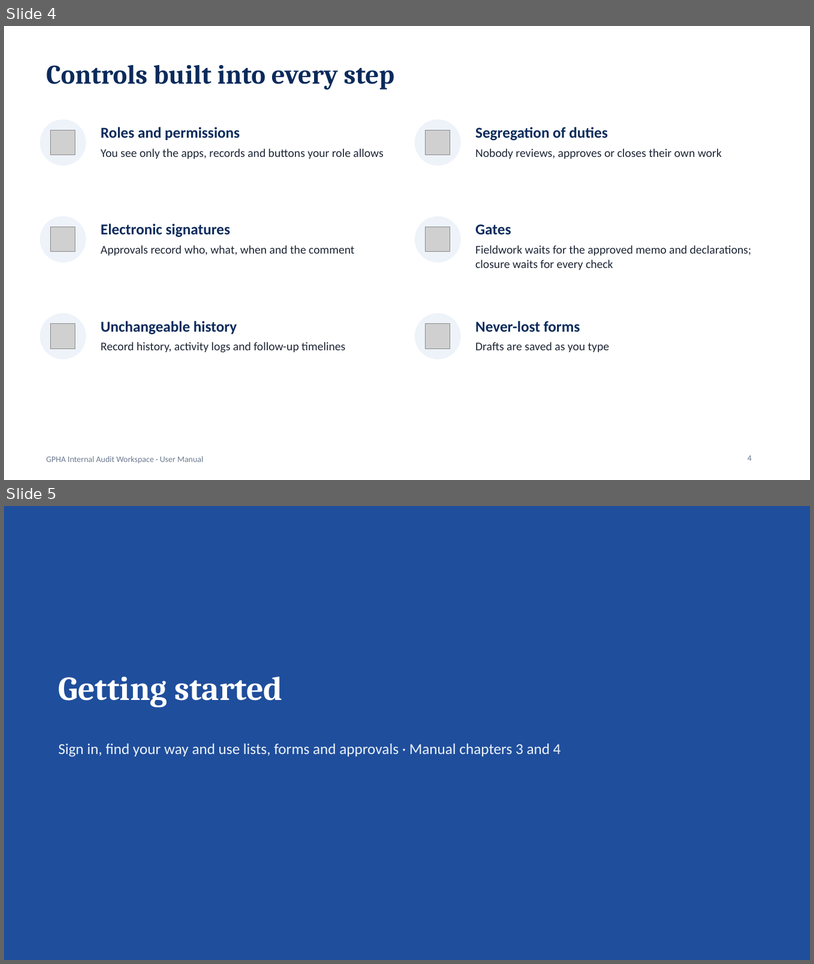
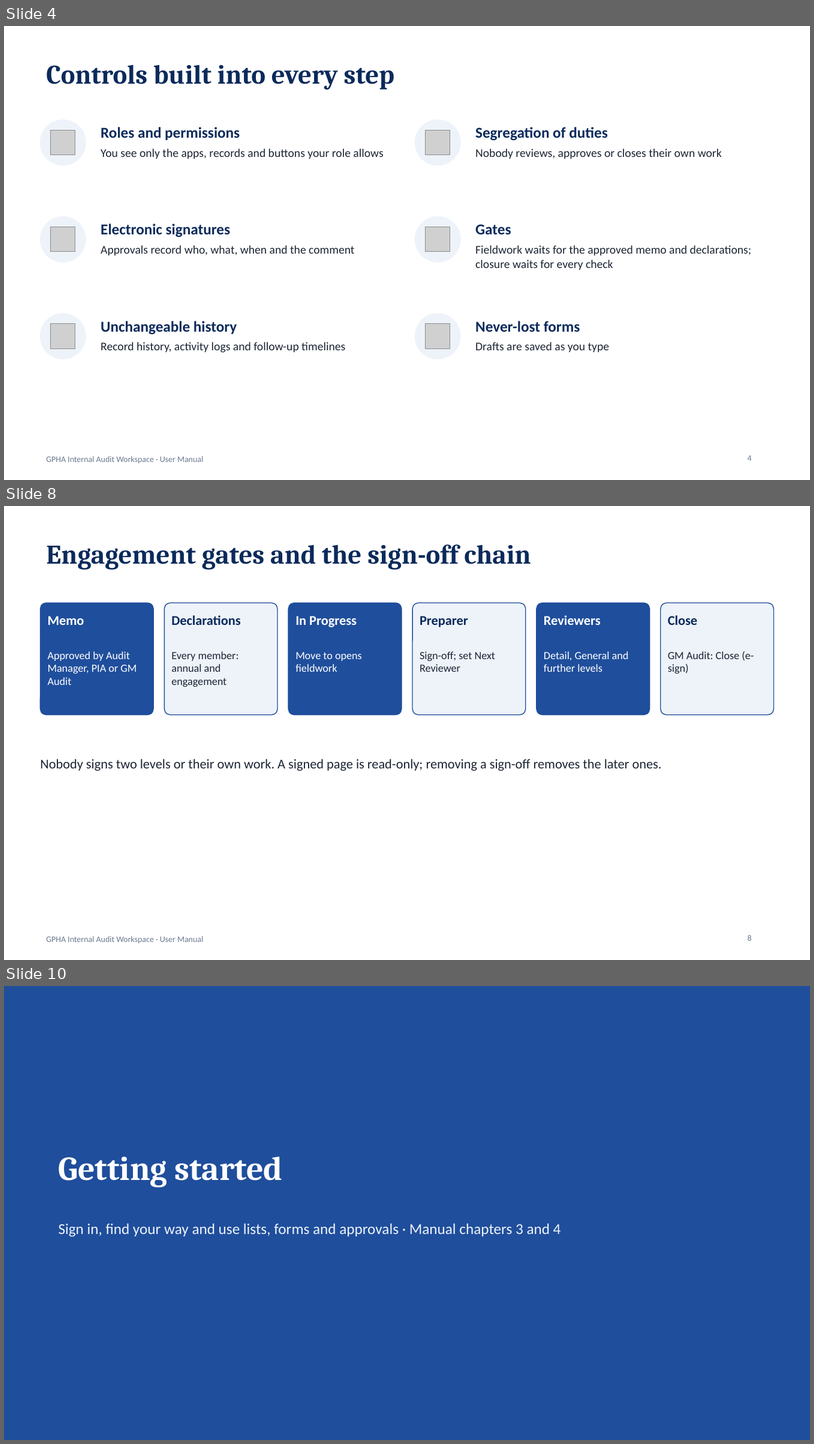
Before and after one commit to kotcdw/GPHAIAWORKSPACE, a slide deck: docs/Usermanual.pptx. Shown one above the other, each under a label of ours: slides 4 and 5 before the commit, slides 4, 8 and 10 after it; the slides between them are not shown. The pictures are 814x964 and 814x1444 pixels, drawn with LibreOffice and Linux fonts; fonts in the diff are those of the drawing; grey boxes stand for pictures. Boxes give left, top, right and bottom in pixels: in the first picture for what was removed or moved away, otherwise in the second. Text is boxed around its words. In the diff, an @@ line names an element or a change of style, - is before the commit and + after.

```diff
--- a/docs/Usermanual.pptx
+++ b/docs/Usermanual.pptx
@@ slide 8 added at <box>4,506,810,960</box>, background #FFFFFF; not listed: 1 template element that a slide beside it also shows @@
@@ title added at <box>46,544,531,570</box>, 32 pt, text #0B2A5B, bold @@
+Engagement gates and the sign-off chain
@@ rounded rectangle added at <box>40,603,153,715</box>, fill #1F4E9C, outline #1F4E9C 1 pt @@
@@ rounded rectangle added at <box>164,603,278,715</box>, fill #EEF3FA, outline #1F4E9C 1 pt @@
@@ rounded rectangle added at <box>288,603,401,715</box>, fill #1F4E9C, outline #1F4E9C 1 pt @@
@@ rounded rectangle added at <box>413,603,526,715</box>, fill #EEF3FA, outline #1F4E9C 1 pt @@
@@ rounded rectangle added at <box>537,603,650,715</box>, fill #1F4E9C, outline #1F4E9C 1 pt @@
@@ rounded rectangle added at <box>661,603,774,715</box>, fill #EEF3FA, outline #1F4E9C 1 pt @@
@@ text added at <box>48,616,84,625</box>, 16 pt, text #FFFFFF, bold @@
+Memo
@@ text added at <box>171,615,240,625</box>, 16 pt, text #0B2A5B, bold @@
+Declarations
@@ text added at <box>296,616,357,627</box>, 16 pt, text #FFFFFF, bold @@
+In Progress
@@ text added at <box>420,616,468,627</box>, 16 pt, text #0B2A5B, bold @@
+Preparer
@@ text added at <box>544,615,601,625</box>, 16 pt, text #FFFFFF, bold @@
+Reviewers
@@ text added at <box>668,615,698,625</box>, 16 pt, text #0B2A5B, bold @@
+Close
@@ text added at <box>48,651,137,685</box>, 13 pt, text #FFFFFF @@
+Approved by Audit Manager, PIA or GM Audit
@@ text added at <box>171,651,239,687</box>, 13 pt, text #1B2433 @@
+Every member: annual and engagement
@@ text added at <box>296,652,362,672</box>, 13 pt, text #FFFFFF @@
+Move to opens fieldwork
@@ text added at <box>420,651,495,672</box>, 13 pt, text #1B2433 @@
+Sign-off; set Next Reviewer
@@ text added at <box>544,651,629,672</box>, 13 pt, text #FFFFFF @@
+Detail, General and further levels
@@ text added at <box>668,651,754,673</box>, 13 pt, text #1B2433 @@
+GM Audit: Close (e-sign)
@@ text added at <box>40,759,662,771</box>, 16 pt, text #1B2433 @@
+Nobody signs two levels or their own work. A signed page is read-only; removing a sign-off removes the later ones.
@@ page number added at <box>748,934,752,940</box>, 10 pt, text #6B7A90 @@
+8
@@ what was slide 5 is now slide 10 @@
```
Also in this commit, not shown: 1 slide changed, 4 other slides added, 12 other files.
